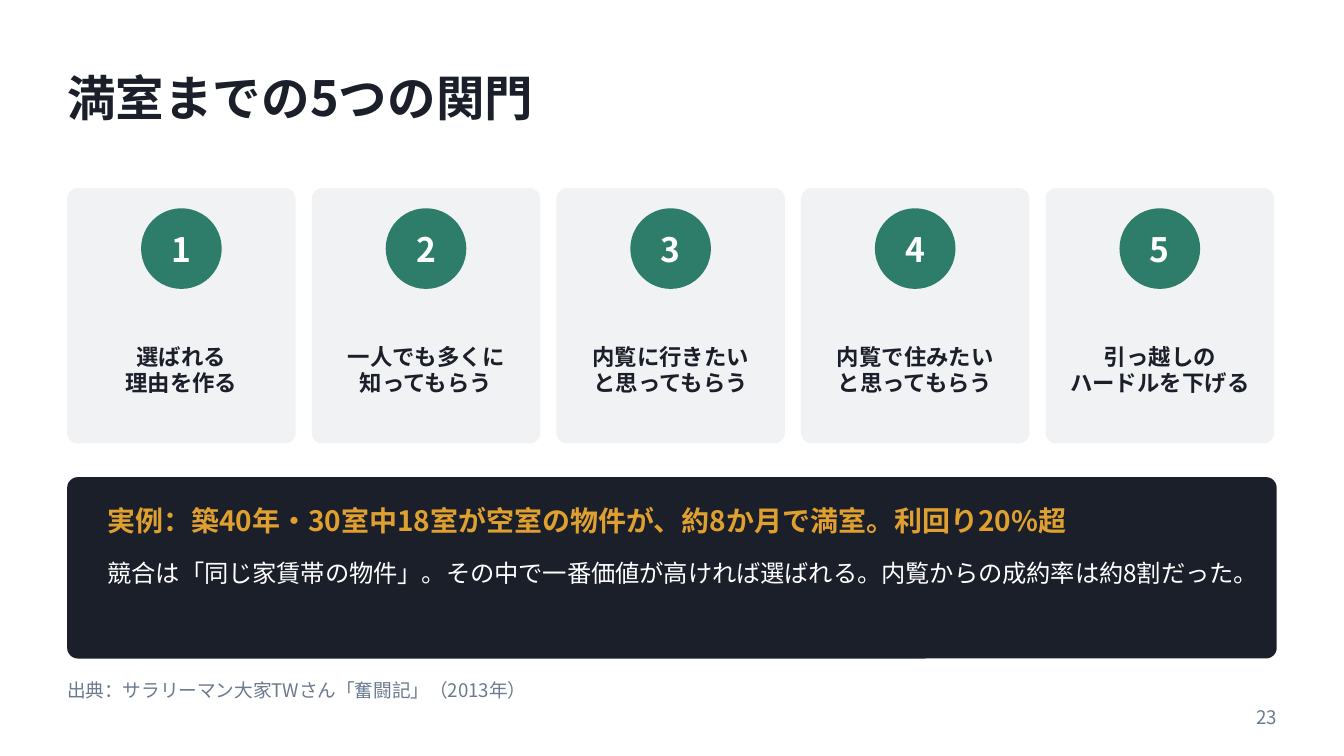
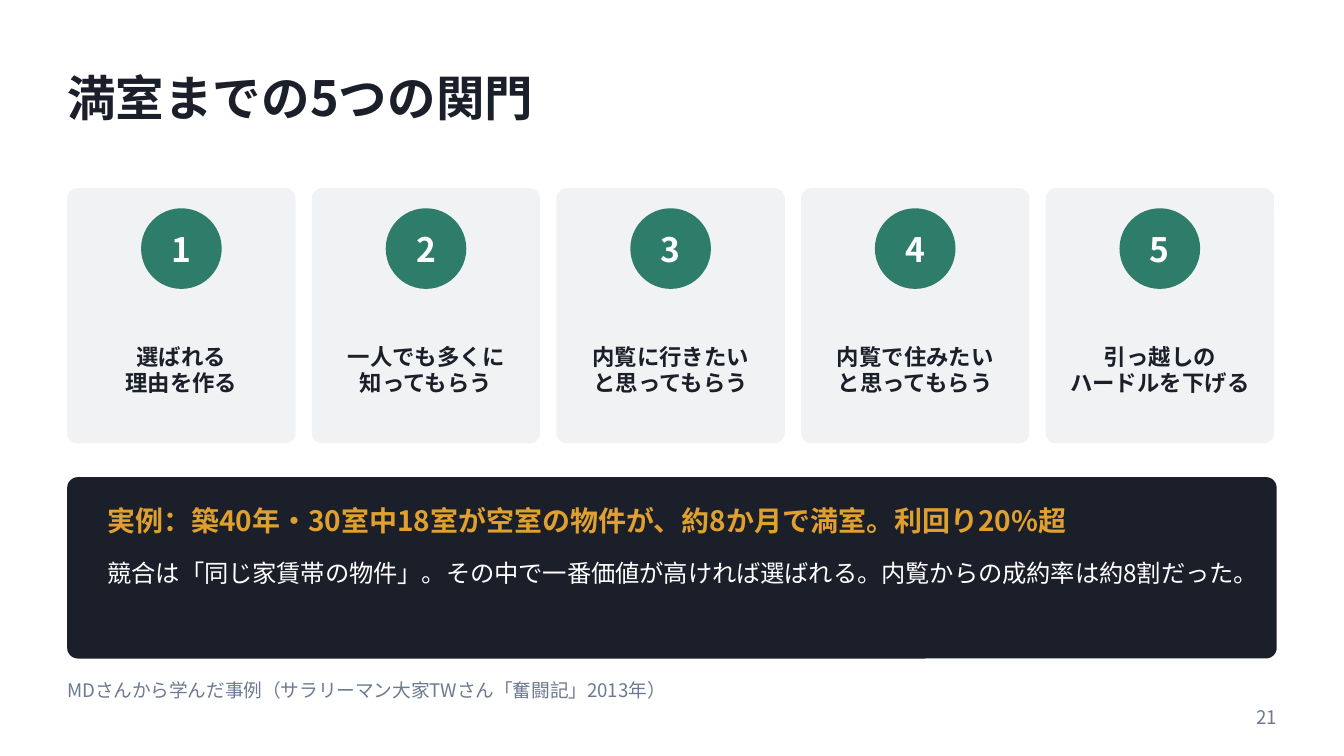
Before and after one commit to daisuke2009/avatars1, a slide deck: slide 21 of presentations/20261023_弱者の戦略_発表資料.pptx (slide 23 before the commit). Drawn at 1344x756 pixels with LibreOffice and Linux fonts; fonts in the diff are those of the drawing. Boxes give left, top, right and bottom in pixels: in the first picture for what was removed or moved away, otherwise in the second. Text is boxed around its words. In the diff, an @@ line names an element or a change of style, - is before the commit and + after.

```diff
--- a/presentations/20261023_弱者の戦略_発表資料.pptx
+++ b/presentations/20261023_弱者の戦略_発表資料.pptx
@@ text at (67, 681, 666, 699): text changed @@
-出典：サラリーマン大家TWさん「奮闘記」（2013年）
+MDさんから学んだ事例（サラリーマン大家TWさん「奮闘記」2013年）
@@ page number at (1256, 710, 1277, 724): text changed @@
-23
+21
```
Also in this commit, not shown: 13 other slides changed, 3 slides added, 9 slides removed.
